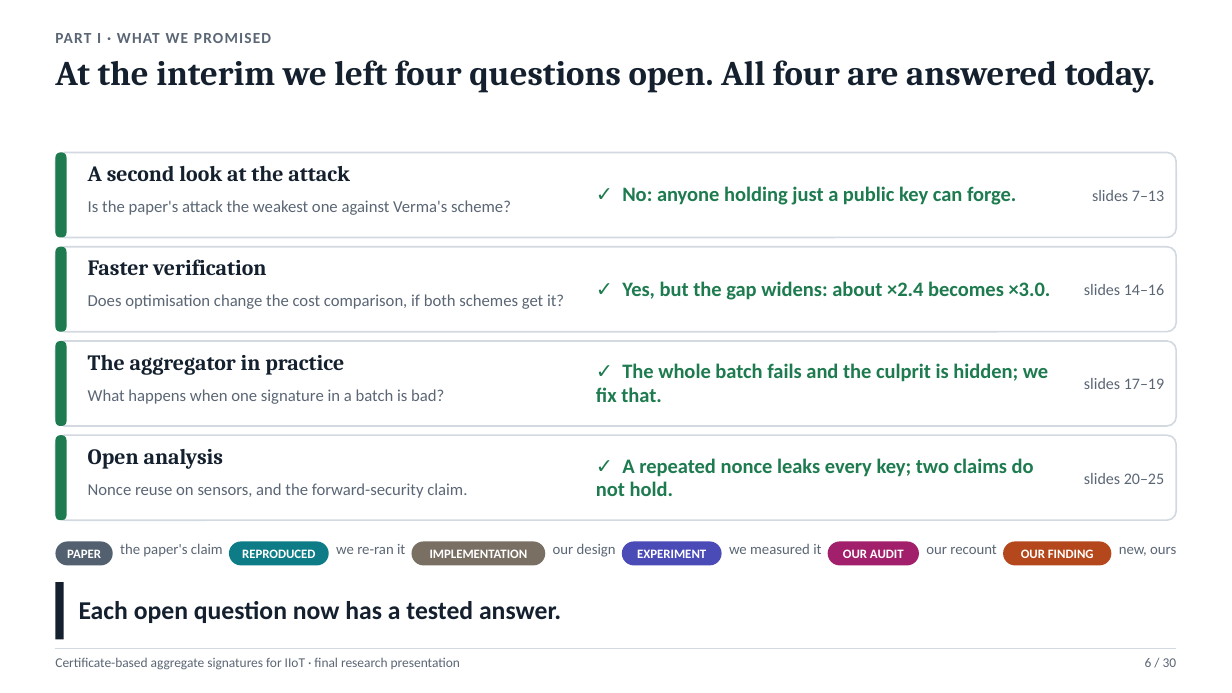
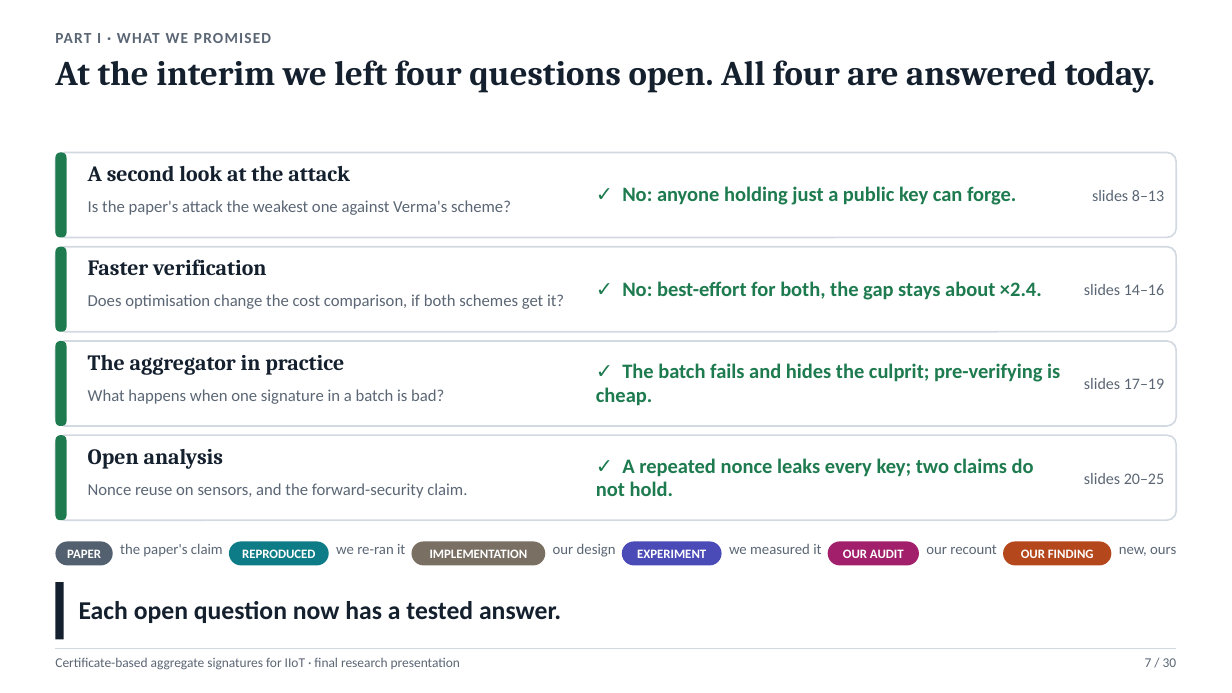
Before and after one commit to Anurag-1205/Certificate-Based-Aggregate-Signature, a slide deck: slide 7 of presentation/CBAS_Final_Presentation.pptx (slide 6 before the commit). Drawn at 1232x693 pixels with LibreOffice and Linux fonts; fonts in the diff are those of the drawing. Boxes give left, top, right and bottom in pixels: in the first picture for what was removed or moved away, otherwise in the second. Text is boxed around its words. In the diff, an @@ line names an element or a change of style, - is before the commit and + after.

```diff
--- a/presentation/CBAS_Final_Presentation.pptx
+++ b/presentation/CBAS_Final_Presentation.pptx
@@ text at box(1092, 190, 1164, 201): text changed @@
-slides 7–13
+slides 8–13
@@ text at box(622, 281, 1042, 300): text changed @@
-✓ Yes, but the gap widens: about ×2.4 becomes ×3.0.
+✓ No: best-effort for both, the gap stays about ×2.4.
@@ text at box(596, 363, 1060, 406): text changed @@
-✓ The whole batch fails and the culprit is hidden; we fix that.
+✓ The batch fails and hides the culprit; pre-verifying is cheap.
@@ text at box(1145, 658, 1177, 667): text changed @@
-6 / 30
+7 / 30
```
Also in this commit, not shown: 23 other slides changed, 3 slides added, 1 slide removed, 15 other files.
